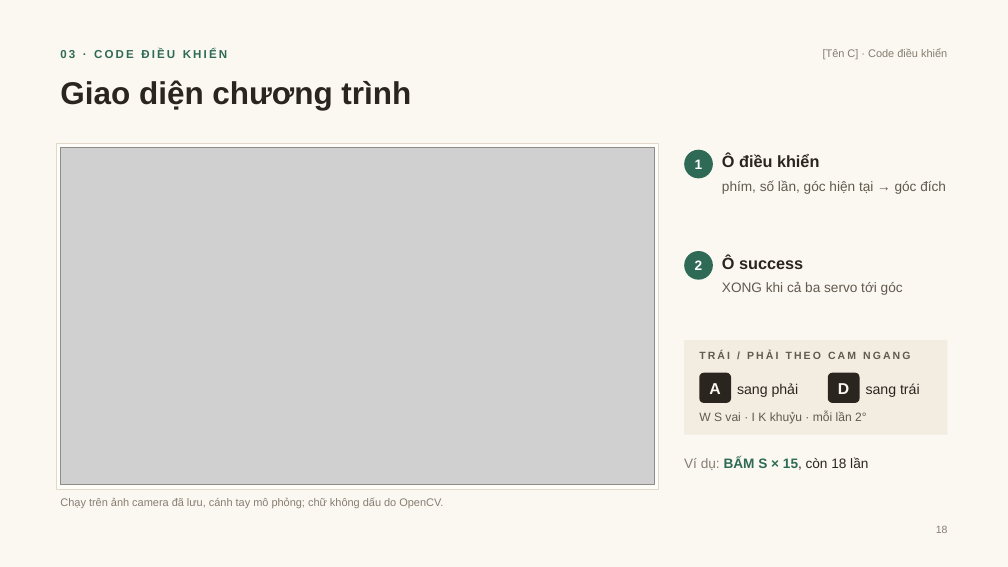
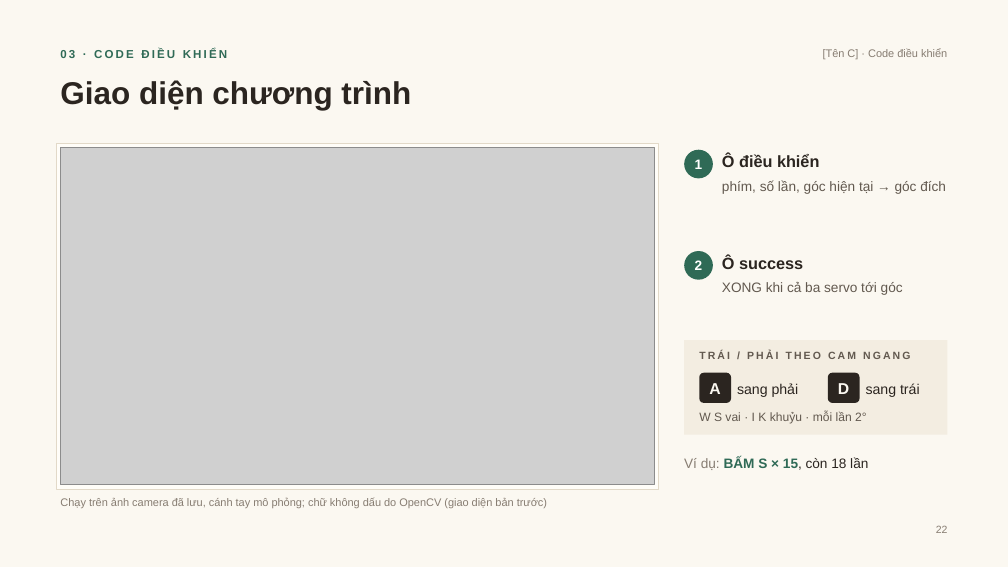
Before and after one commit to DuongNAD/Project_IoT, a slide deck: slide 22 of slides/Project_IoT_ThuyetTrinh.pptx (slide 18 before the commit). Drawn at 1008x567 pixels with LibreOffice and Linux fonts; fonts in the diff are those of the drawing; grey boxes stand for pictures. Boxes give left, top, right and bottom in pixels: in the first picture for what was removed or moved away, otherwise in the second. Text is boxed around its words. In the diff, an @@ line names an element or a change of style, - is before the commit and + after.

```diff
--- a/slides/Project_IoT_ThuyetTrinh.pptx
+++ b/slides/Project_IoT_ThuyetTrinh.pptx
@@ text at bbox=[60, 498, 547, 508]: text changed @@
-Chạy trên ảnh camera đã lưu, cánh tay mô phỏng; chữ không dấu do OpenCV.
+Chạy trên ảnh camera đã lưu, cánh tay mô phỏng; chữ không dấu do OpenCV (giao diện bản trước)
@@ text at bbox=[936, 526, 948, 533]: text changed @@
-18
+22
```
Also in this commit, not shown: 18 other slides changed, 1 slide removed, 26 other files.
